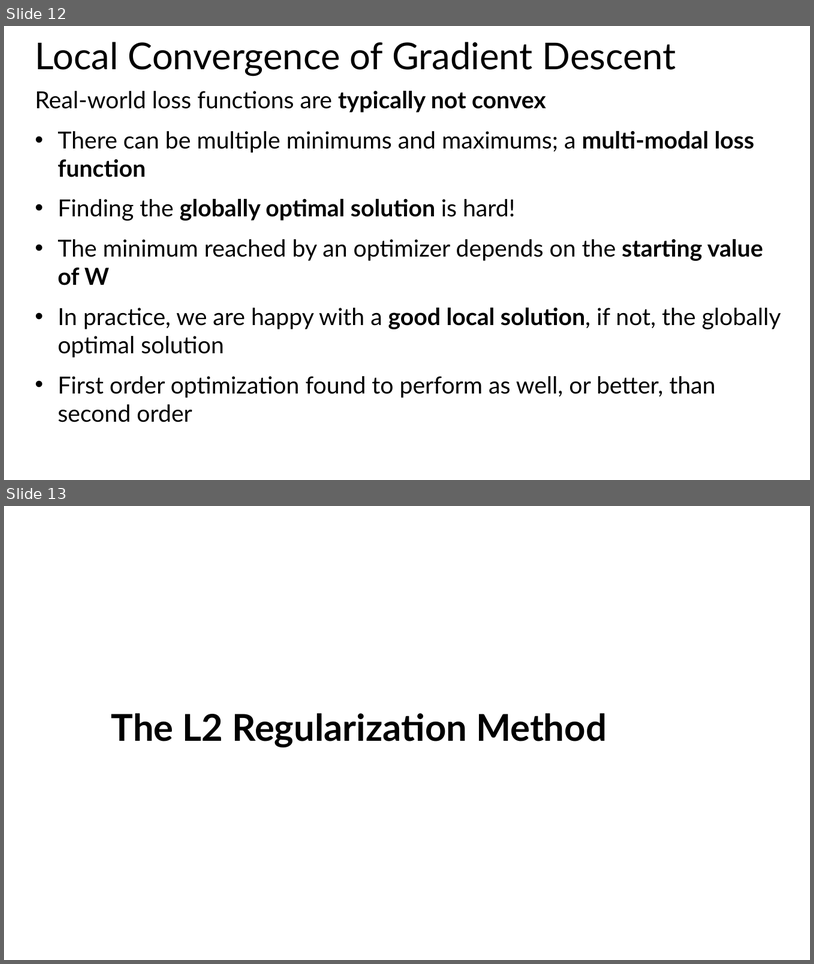
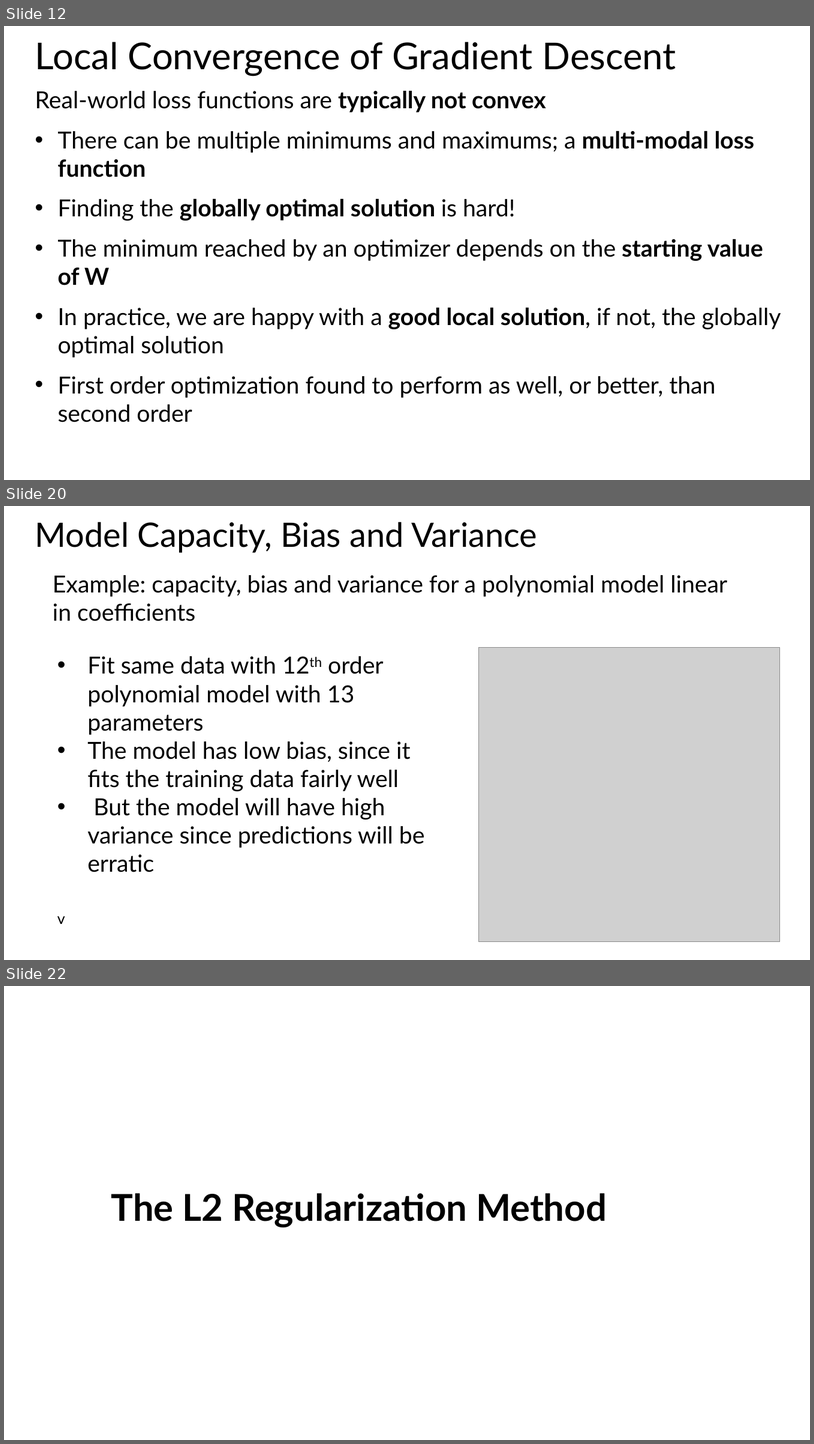
Before and after one commit to StephenElston/MachineLearning530, a slide deck: Lesson4/4_OptimizationRegularization.pptx. Shown one above the other, each under a label of ours: slides 12 and 13 before the commit, slides 12, 20 and 22 after it; the slides between them are not shown. The pictures are 814x964 and 814x1444 pixels, drawn with LibreOffice and Linux fonts; fonts in the diff are those of the drawing; grey boxes stand for pictures. Boxes give left, top, right and bottom in pixels: in the first picture for what was removed or moved away, otherwise in the second. Text is boxed around its words. In the diff, an @@ line names an element or a change of style, - is before the commit and + after.

```diff
--- a/Lesson4/4_OptimizationRegularization.pptx
+++ b/Lesson4/4_OptimizationRegularization.pptx
@@ slide 20 added at (x1=4, y1=506, x2=810, y2=960), background #FFFFFF @@
@@ text added at (x1=35, y1=522, x2=537, y2=553), 40 pt, text #000000 @@
+Model Capacity, Bias and Variance
@@ text added at (x1=53, y1=575, x2=728, y2=621), 28 pt, text #000000 @@
+Example: capacity, bias and variance for a polynomial model linear in coefficients
@@ picture added at (x1=479, y1=648, x2=780, y2=942) @@
@@ text added at (x1=57, y1=656, x2=425, y2=924), 28 pt, text #000000 @@
+• Fit same data with 12th order polynomial model with 13 parameters
+• The model has low bias, since it fits the training data fairly well
+• But the model will have high variance since predictions will be erratic
+v
@@ what was slide 13 is now slide 22 @@
```
Also in this commit, not shown: 9 other slides added.
